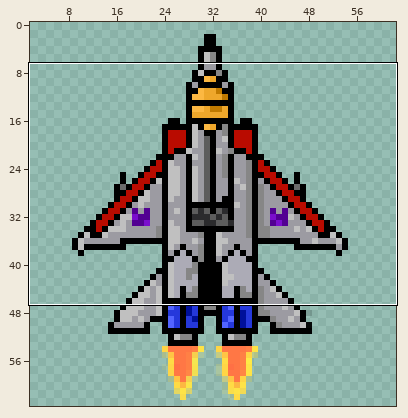
Pixel-art sprite -- sprites/characters/screamer.png. Above, an overview of the earlier version with the close-up marked.
Close-up. Before the commit:
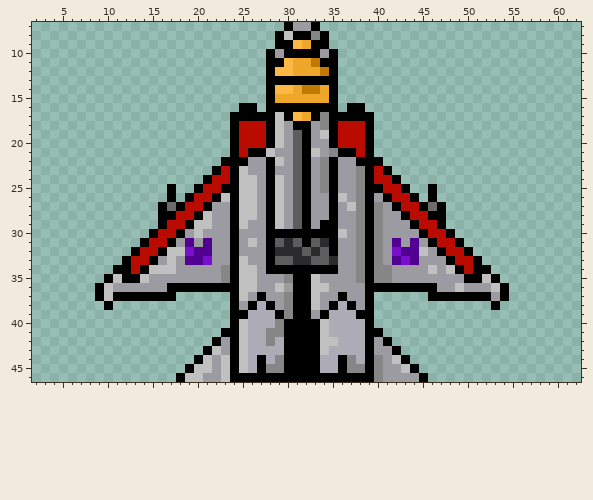
The file is 64x64 pixels. Pixels under 10% opacity are left out. Colours within 5 levels of each other are drawn and written as one. Shown: x 2..62, y 7..46. The wide view leaves out empty margins.
New version:
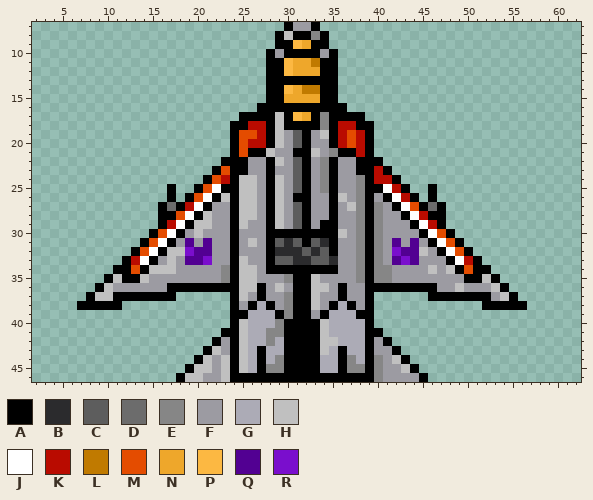
Palette (. is transparent): A #000000  B #2b2b2d  C #5d5d5d  D #6c6c6c  E #868686  F #9c9ba2  G #acabb6  H #c0c0c0  J #ffffff  K #b90b00  L #c07a00  M #e44c00  N #eea72b  P #fcb842  Q #520092  R #7a0ecd
Changes in this commit:
y 12: x 29 P -> A; x 34 L -> A
y 14: x 29 P -> A; x 34 N -> A
y 15: x 29 N -> A; x 34 N -> A
y 16: x 25..27 AA. -> ..A; x 36..38 .AA -> A..
y 17: x 24 A -> .; x 39 A -> .
y 18: x 25 K -> A; x 30 F -> A; x 33 F -> A; x 38 K -> A
y 19: x 25..26 KK -> MM; x 37 K -> M
y 20: x 25 K -> M; x 37 K -> M
y 21: x 25 K -> M; x 31 C -> A
y 23: x 23 K -> M; x 25 H -> A; x 38 E -> A
y 24: x 22 K -> M
y 25: x 21..22 KK -> MJ; x 41 K -> J
y 26: x 20..21 KK -> MJ; x 31 C -> A; x 42 K -> J
y 27: x 20 K -> J; x 43..44 KK -> JM
y 28: x 18..19 KK -> MJ; x 44 K -> J
y 29: x 18 K -> J; x 45 K -> J
y 30: x 16..17 KK -> MJ; x 46..47 KK -> JM
y 31: x 15..16 KK -> MJ; x 47..48 KK -> JM
y 32: x 14..15 KK -> MJ; x 48..49 KK -> JM
y 33: x 14 K -> J; x 49 K -> J
y 34: x 13 K -> M; x 50 K -> M
y 36: x 27 F -> A; x 36 F -> A
y 37: x 8..9 .A -> AH; x 54..55 A. -> HA
y 38: x 7..9 ... -> AAA; x 11 . -> A; x 52 . -> A; x 54..56 ... -> AAA
y 43: x 27 G -> A; x 36 G -> A
Where, in picture pixels (left, top, right, bottom), the same in both close-ups:
changed: (77, 67, 527, 310)
changed: (257, 346, 266, 355)
changed: (338, 346, 347, 355)
